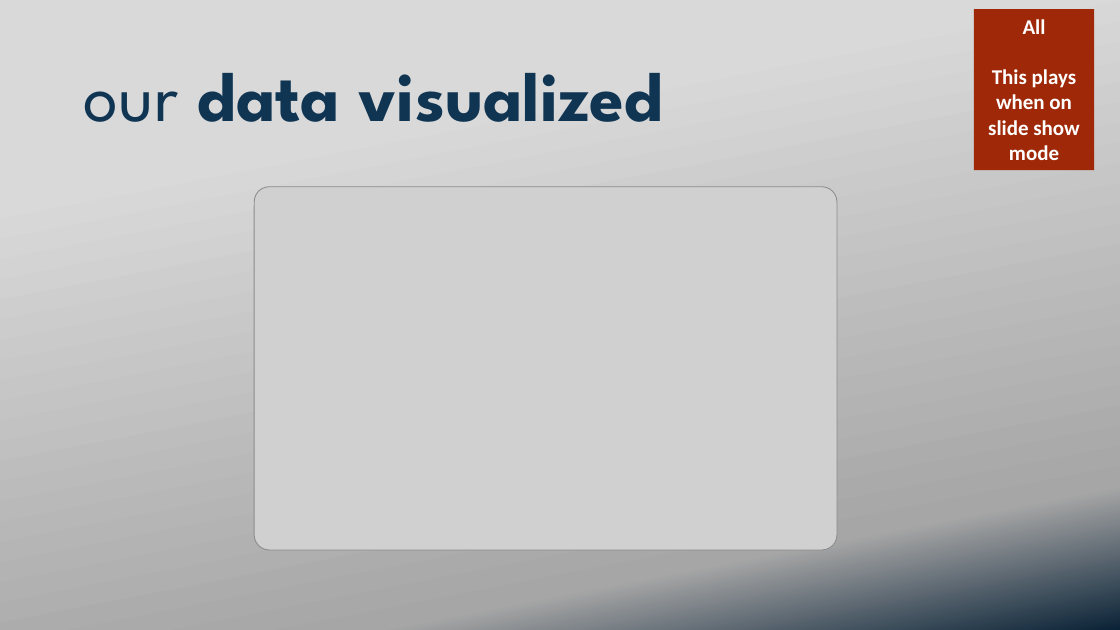
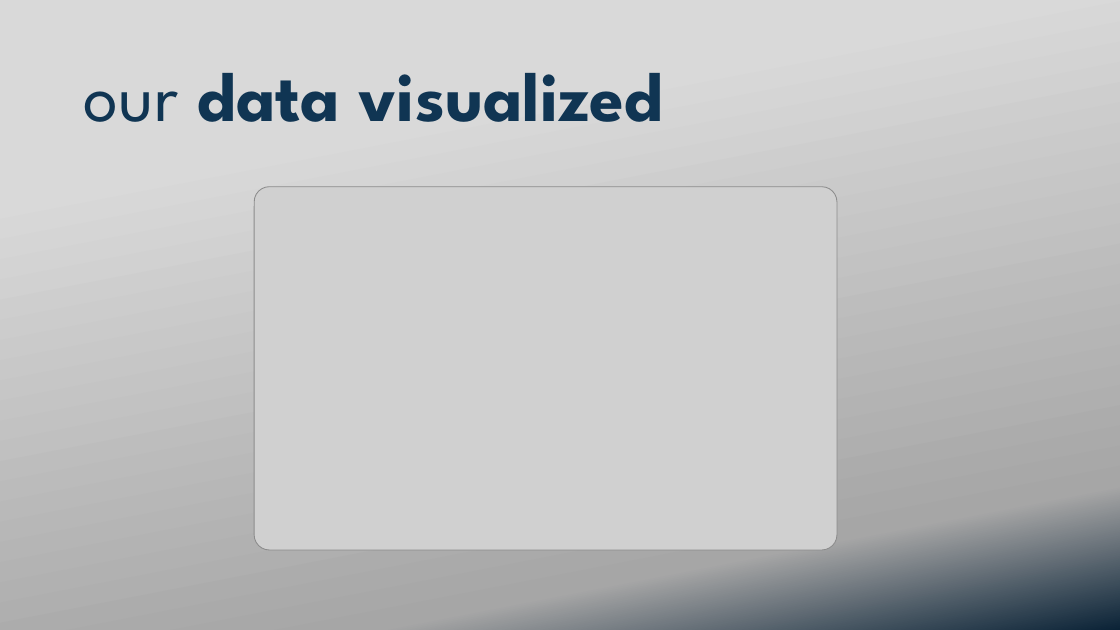
Before and after one commit to ekuo651/NYC-RE-Neighborhood-Trends, a slide deck: slide 18 of Presentation.pptx (slide 16 before the commit). Drawn at 1120x630 pixels with LibreOffice and Linux fonts; fonts in the diff are those of the drawing; grey boxes stand for pictures; background and template pictures are left out. Boxes give left, top, right and bottom in pixels: in the first picture for what was removed or moved away, otherwise in the second. Text is boxed around its words. In the diff, an @@ line names an element or a change of style, - is before the commit and + after.

```diff
--- a/Presentation.pptx
+++ b/Presentation.pptx
@@ rectangle removed at <box>974,9,1094,171</box> @@
-All
-This plays when on slide show mode
```
Also in this commit, not shown: 14 other slides changed, 5 slides added, 3 slides removed.
